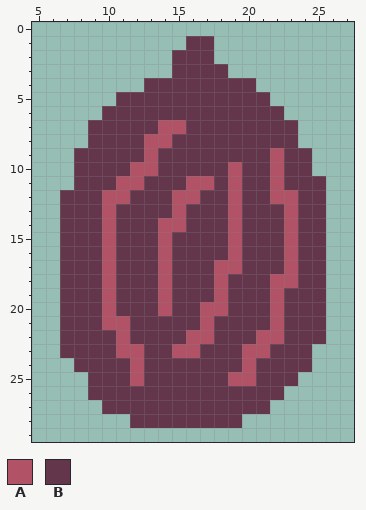
Two versions of one pixel-art sprite, Roots and Froots/Assets/Sprites/veg/Onion.png. The first picture shows the starting point.
The file is 32x32 pixels. Shown: x 5..27, y 0..29.
Palette (. is transparent): A #b25266  B #64364b
Pixels before, first column x 7:
 1 .........BB........
 2 ........BBB........
 3 ........BBBB.......
 4 ......BBBBBBBB.....
 5 ....BBBBBBBBBBB....
 6 ...BBBBBBBBBBBBB...
 7 ..BBBBBAABBBBBBBB..
 8 ..BBBBAABBBBBBBBB..
 9 .BBBBBABBBBBBBBABB.
10 .BBBBAABBBBBABBABB.
11 .BBBAABBBAABABBABBB
12 BBBAABBBAABBABBAABB
13 BBBABBBBABBBABBBABB
14 BBBABBBAABBBABBBABB
15 BBBABBBABBBBABBBABB
16 BBBABBBABBBBABBBABB
17 BBBABBBABBBAABBBABB
18 BBBABBBABBBABBBAABB
19 BBBABBBABBBABBBABBB
20 BBBABBBABBAABBBABBB
21 BBBAABBBBBABBBBABBB
22 BBBBABBBBAABBBAABBB
23 BBBBAABBAABBBAABBB.
24 .BBBBABBBBBBBABBBB.
25 ..BBBABBBBBBAABBB..
26 ..BBBBBBBBBBBBBB...
27 ...BBBBBBBBBBBB....
28 .....BBBBBBBB......
Once edited:
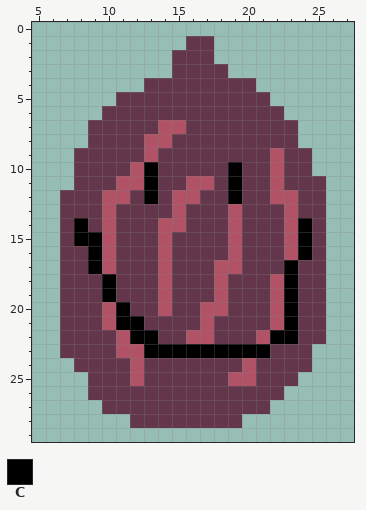
Colours new in this view: C #000000
Change:
y 10: x 13 A -> C; x 19 A -> C
y 11..12: x 13 B -> C; x 19 A -> C
y 14: x 8 B -> C; x 24 B -> C
y 15: x 8..9 BB -> CC; x 24 B -> C
y 16: x 9 B -> C; x 24 B -> C
y 17: x 9 B -> C; x 23 A -> C
y 18: x 10 A -> C; x 23 A -> C
y 19: x 10 A -> C; x 23 B -> C
y 20: x 11 B -> C; x 23 B -> C
y 21: x 11..12 AB -> CC; x 23 B -> C
y 22: x 12..13 BB -> CC; x 22..23 AB -> CC
y 23: x 13..21 BBAABBBAA -> CCCCCCCCC
Where, in picture pixels (left, top, right, bottom), the same in both pictures:
changed: (74, 162, 312, 358)
